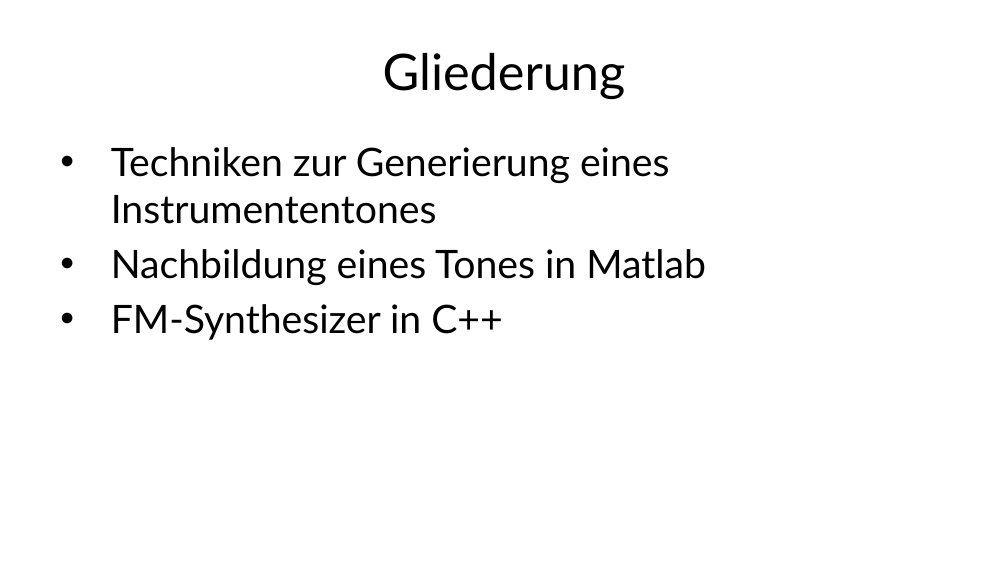
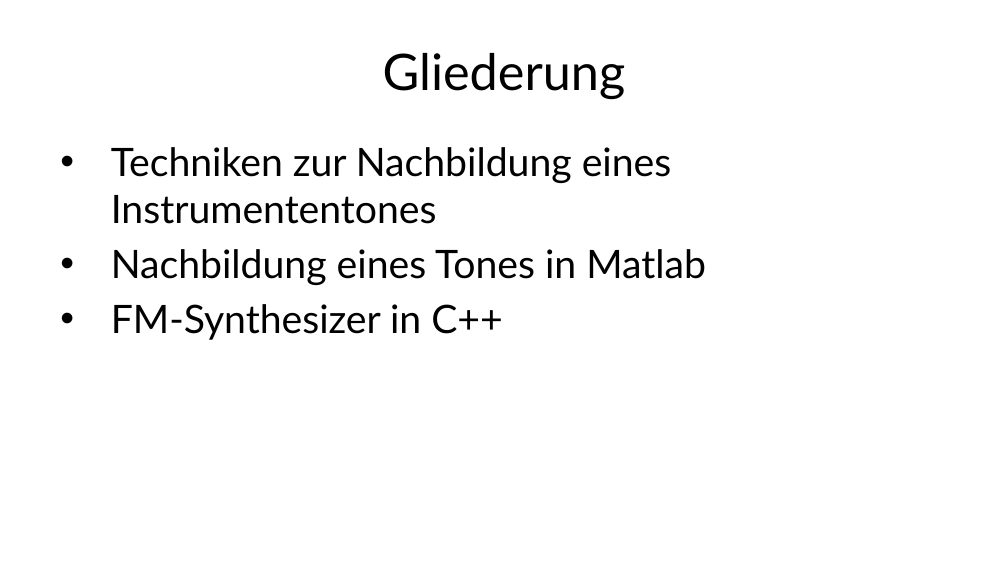
Before and after one commit to MBulli/VSeminar, a slide deck: slide 2 of Praesentation/FMSynthese-Gary.pptx. Drawn at 1008x567 pixels with LibreOffice and Linux fonts; fonts in the diff are those of the drawing; background and template pictures are left out. Boxes give left, top, right and bottom in pixels: in the first picture for what was removed or moved away, otherwise in the second. Text is boxed around its words. In the diff, an @@ line names an element or a change of style, - is before the commit and + after.

```diff
--- a/Praesentation/FMSynthese-Gary.pptx
+++ b/Praesentation/FMSynthese-Gary.pptx
@@ text at (x1=111, y1=147, x2=672, y2=224): text changed @@
-• Techniken zur Generierung eines Instrumententones
+• Techniken zur Nachbildung eines Instrumententones
```
Also in this commit, not shown: 20 other slides changed, 2 other files.
